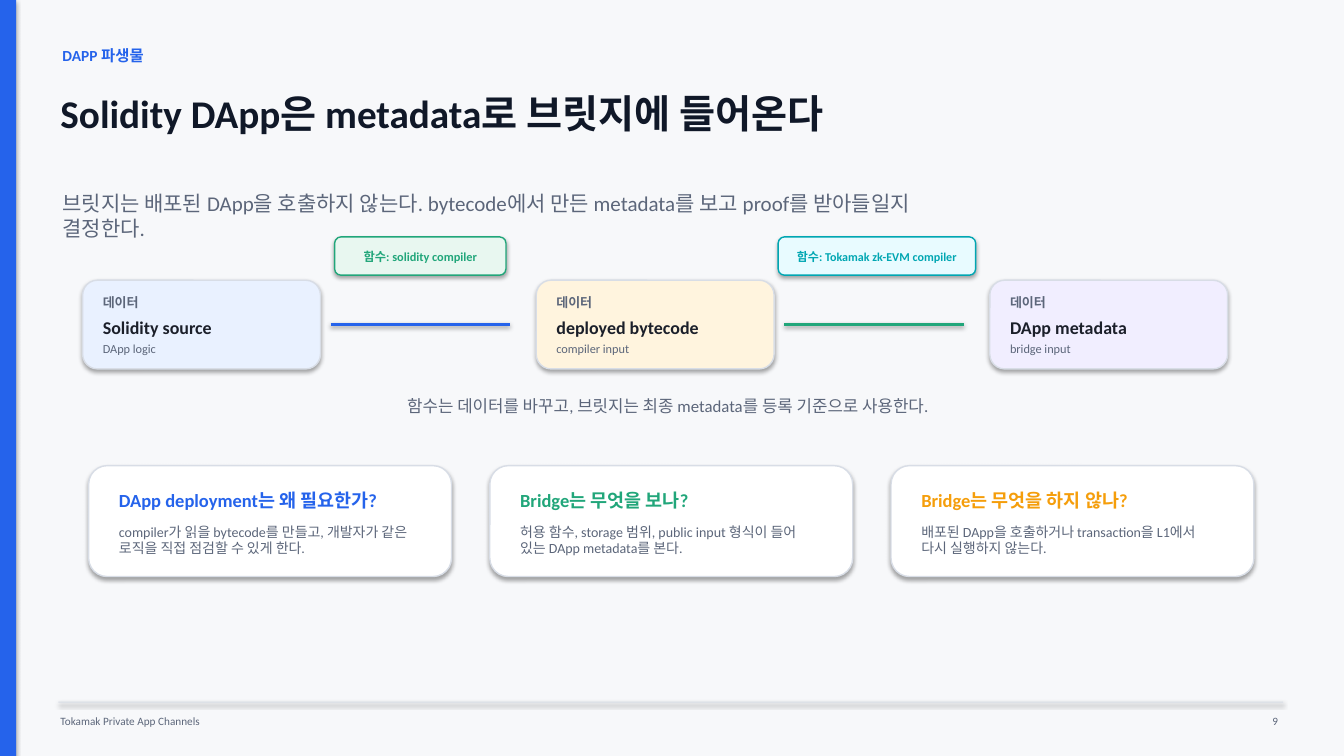
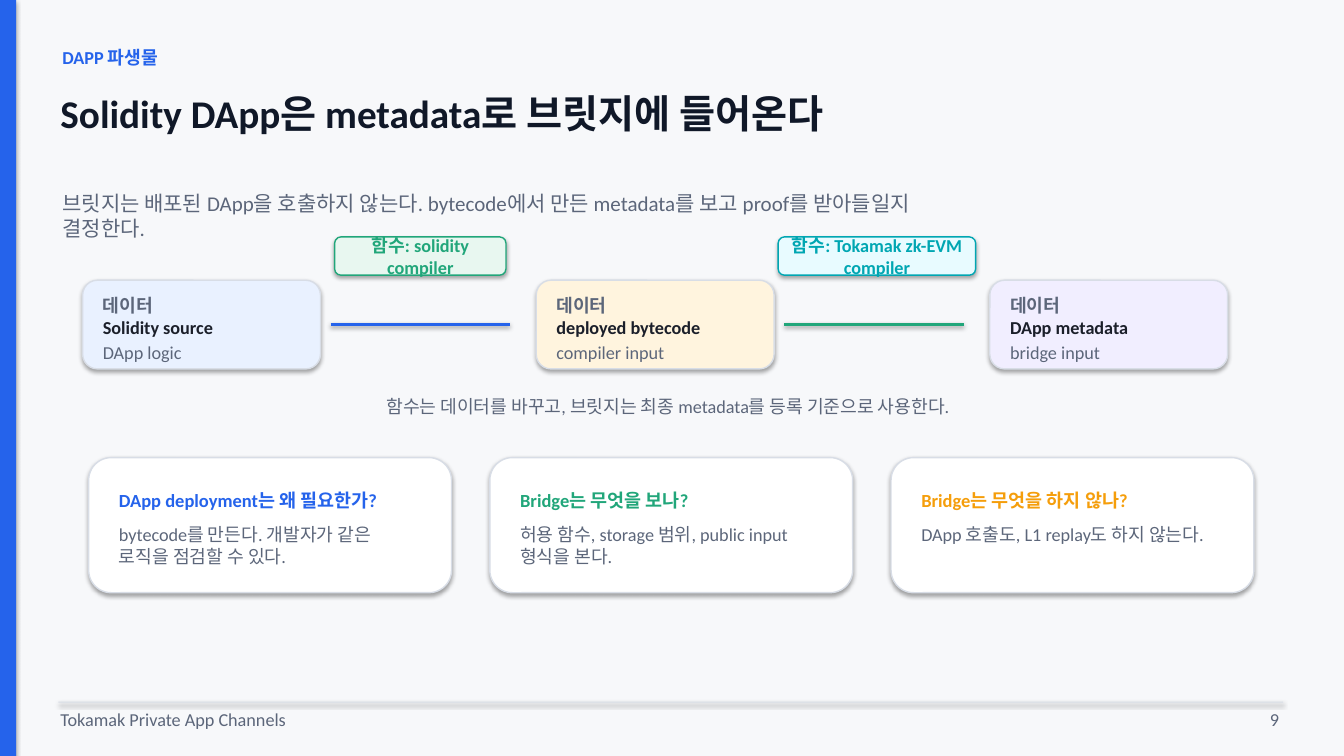
Before and after one commit to tokamak-network/Tokamak-zk-EVM-contracts, a slide deck: slide 9 of bridge/docs/dev/spec.pptx. Drawn at 1344x756 pixels with LibreOffice and Linux fonts; fonts in the diff are those of the drawing. Boxes give left, top, right and bottom in pixels: in the first picture for what was removed or moved away, otherwise in the second. Text is boxed around its words. In the diff, an @@ line names an element or a change of style, - is before the commit and + after.

Commit message:
Increase deck minimum text size

```diff
--- a/bridge/docs/dev/spec.pptx
+++ b/bridge/docs/dev/spec.pptx
@@ text "DAPP 파생물" at (62, 48, 158, 66): size 11 to 13 pt @@
@@ size 8.8 to 13 pt in 4 elements at (103, 346, 181, 362), (556, 346, 664, 362), (1010, 346, 1100, 362), (372, 236, 469, 277) @@
@@ text "함수: Tokamak zk-EVM compiler" at (792, 236, 962, 277): size 8.6 to 13 pt @@
@@ size 9.3 to 13 pt in 3 elements at (103, 296, 153, 314), (556, 296, 606, 314), (1010, 296, 1060, 314) @@
@@ size 12.8 to 13 pt in 3 elements at (103, 321, 213, 337), (556, 321, 701, 337), (1010, 321, 1129, 337) @@
@@ text "함수는 데이터를 바꾸고, 브릿지는 최종 ..." at (386, 398, 949, 415): size 12 to 13 pt @@
@@ rounded rectangle: place and size @@
-rounded rectangle at (89, 466, 452, 577)
+rounded rectangle at (89, 458, 452, 593)
@@ rounded rectangle: place and size @@
-rounded rectangle at (490, 466, 853, 577)
+rounded rectangle at (490, 458, 853, 593)
@@ rounded rectangle: place and size @@
-rounded rectangle at (891, 466, 1254, 577)
+rounded rectangle at (891, 458, 1254, 593)
@@ text at (119, 526, 371, 565): text changed; size 10 to 13 pt @@
-compiler가 읽을 bytecode를 만들고, 개발자가 같은 로직을 직접 점검할 수 있게 한다.
+bytecode를 만든다. 개발자가 같은 로직을 점검할 수 있다.
@@ text at (520, 526, 788, 565): text changed; size 10 to 13 pt @@
-허용 함수, storage 범위, public input 형식이 들어 있는 DApp metadata를 본다.
+허용 함수, storage 범위, public input 형식을 본다.
@@ text at (921, 526, 1204, 544): text changed; size 10 to 13 pt @@
-배포된 DApp을 호출하거나 transaction을 L1에서 다시 실행하지 않는다.
+DApp 호출도, L1 replay도 하지 않는다.
@@ text "Tokamak Private App Channels" at (60, 713, 286, 729): size 8 to 13 pt @@
@@ text "9" at (1270, 714, 1279, 726): size 8 to 13 pt @@
```
Also in this commit, not shown: 26 other slides changed.
